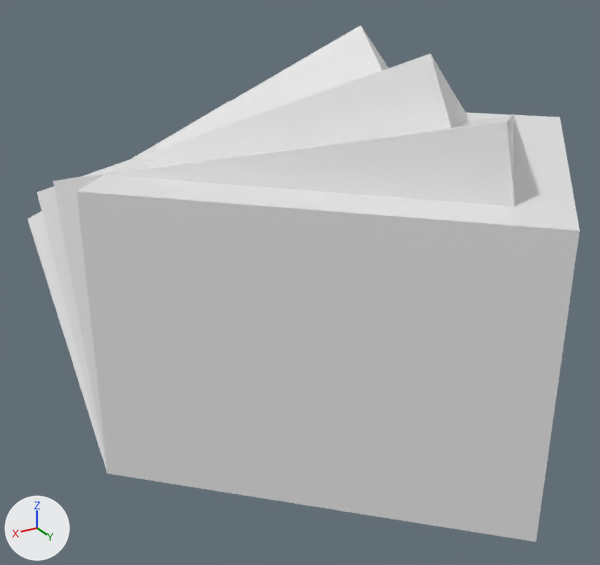
Before and after pictures for a commit that changed the glTF model kcl-book/src/gltf/rotated_cubes_axis/output.gltf.
Camera for both pictures: a 50 mm lens placed at (0.0165, 0.0236, 0.0172), pointed at (0.0007, -0.0027, 0.004). The axes (+X, +Y, +Z) are drawn at lower left. The lights are the same throughout. Where no turn or scale is listed for an object, it has been applied to the vertices.
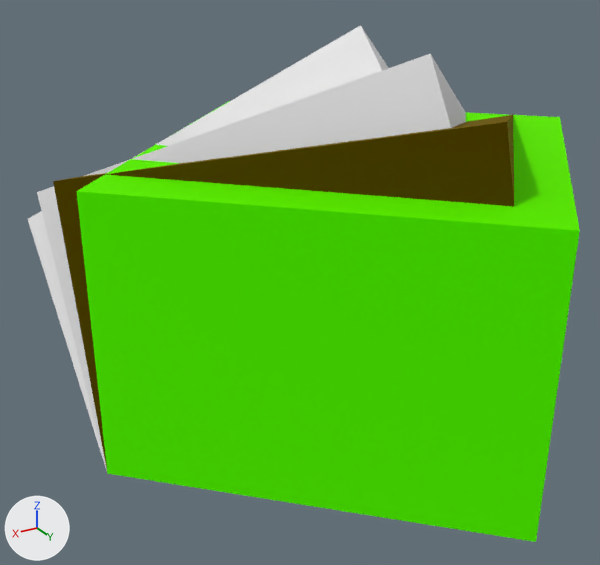
Edits to the scene script, one JSON object a line:
```json
{"op": "add", "block": "mat_material_1", "code": ["mat_material_1 = principled_material('Material_1')", "mat_material_1.base_color = (0.2, 0.133, 0.0)  # dark yellow #7c6600", "mat_material_1.metallic = 1.0", "mat_material_1.roughness = 1.0"]}
{"op": "add", "block": "mat_material_0", "code": ["mat_material_0 = principled_material('Material_0')", "mat_material_0.base_color = (0.2, 1.0, 0.0)  # green #7cff00", "mat_material_0.metallic = 1.0", "mat_material_0.roughness = 1.0"]}
{"block": "me_mesh_0", "where": "me_mesh_0.from_pydata(...)  # 8 vertices, 12 faces; spans x -0.01..0.01, y -0.01..0.01, z 0.0..0.01"}
{"op": "add", "block": "me_mesh_0", "code": "me_mesh_0.materials.append(mat_material_0)  # green #7cff00"}
{"block": "me_mesh_1", "where": "me_mesh_1.from_pydata(...)  # 8 vertices, 12 faces; spans x -0.01..0.01, y -0.0122..0.0097, z -0.0026..0.0122"}
{"op": "add", "block": "me_mesh_1", "code": "me_mesh_1.materials.append(mat_material_1)  # dark yellow #7c6600"}
```

What differs and where, as boxes [x1, y1, x2, y2] in the pictures (600 x 565 px):
```json
{"object": "Mesh_0", "change": "recoloured", "before": [76, 101, 580, 542], "after": [76, 101, 580, 542], "on screen": "grey to green"}
{"object": "Mesh_1", "change": "recoloured", "before": [53, 114, 514, 469], "after": [53, 114, 514, 469], "on screen": "white to yellow"}
```
